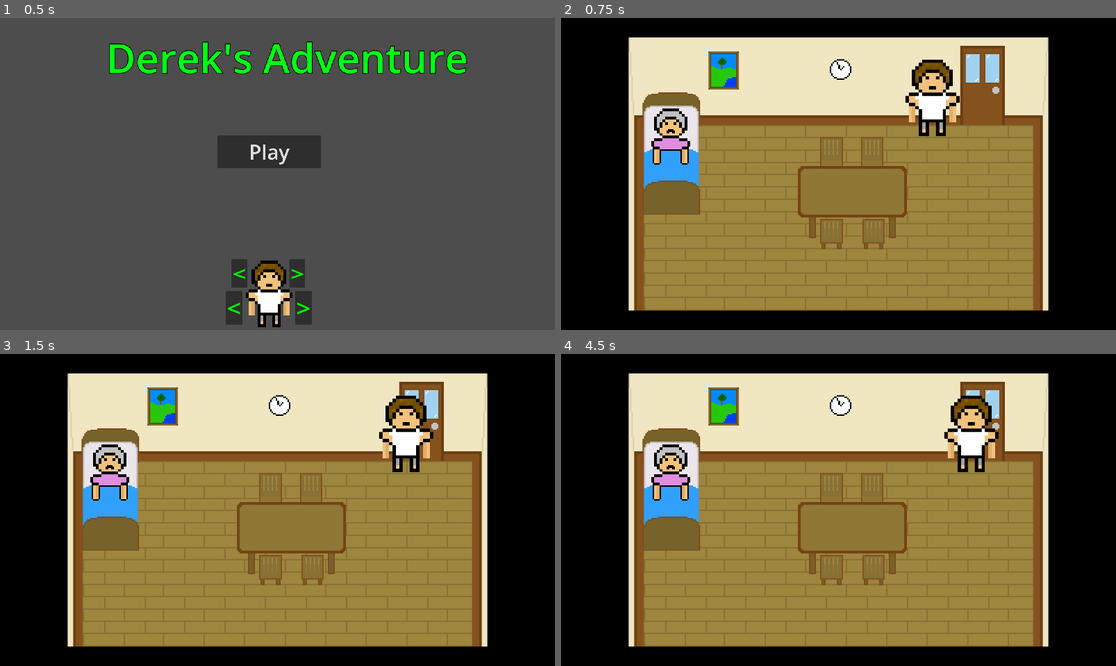
Above: before the commit, frames 1-4 (two rows, left to right).
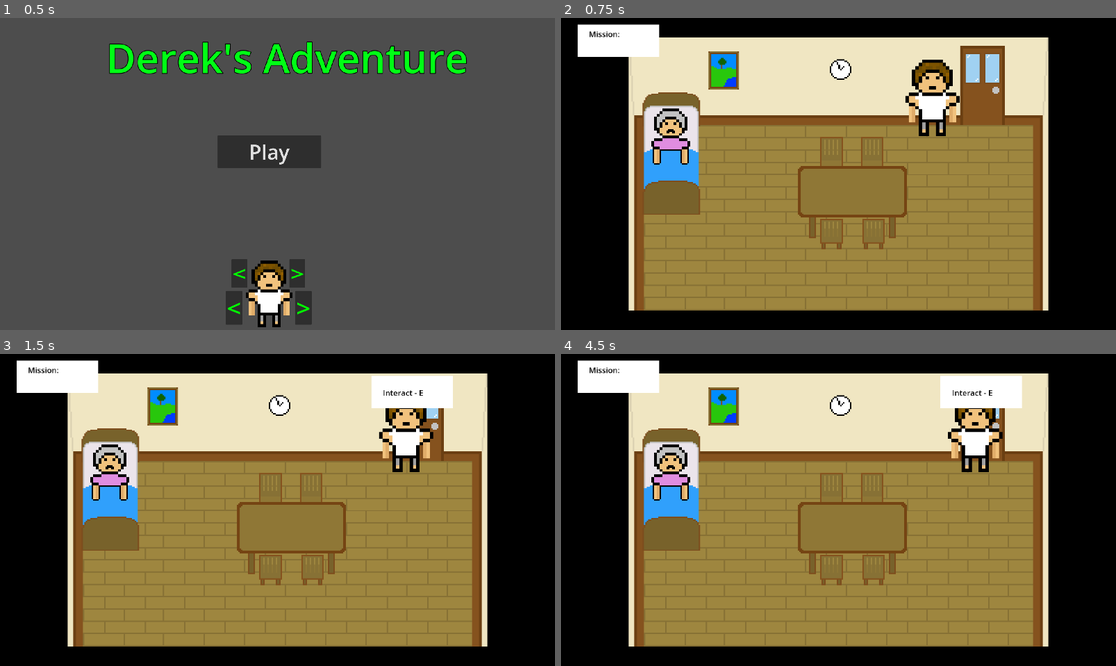
Above: after the commit, the same moments.

Repository: h-webster/derek-adventure
Game: Godot game, scene res://source/Start.tscn
Two runs of this game, one before a commit and one after it. Both use one fixed random seed, a clock stepped at 60 frames per second and the inputs below.
Inputs:
- Up to frame 1 (0.5 s): no input
- Up to frame 2 (0.75 s): click "Play" at 0.5 s
- Up to frame 3 (1.5 s): tap Enter at 1.25 s; hold Right (ui_right) from 1.28 s (still down); tap E (Interact, bound only after the commit) at 1.35 s
- Up to frame 4 (4.5 s): tap Z (Next, bound only after the commit) at 1.55, 2.1, 3.05, 3.6 s; tap Space at 2 s; release Right (ui_right) at 2.03 s; hold Down (ui_down) 2.03-2.78 s; tap E (Interact, bound only after the commit) at 2.3, 2.85, 3.8, 4.35 s; hold Right (ui_right) 2.78-3.53 s; tap Enter at 3.5 s; hold Up (ui_up) 3.53-4.28 s; hold Left (ui_left) from 4.28 s (still down)

Frame 1 is identical in both runs. In frame 2, 1.5% of the frame differs, in the area x 3-18%, y 2-13%; in frame 3, 3.1%; in frame 4, 4.1%, in the area x 3-84%, y 2-38%.

Commit message:
dialouge

Diff:
--- a/project/GameOver.tscn
+++ b/project/GameOver.tscn
@@ -1,4 +1,6 @@
-[gd_scene load_steps=2 format=3 uid="uid://cuyx4vq0mpe5g"]
+[gd_scene load_steps=3 format=3 uid="uid://cuyx4vq0mpe5g"]
+
+[ext_resource type="Script" path="res://restart.gd" id="1_wpmbr"]
 
 [sub_resource type="LabelSettings" id="LabelSettings_kf1e7"]
 font_size = 150
@@ -22,3 +24,15 @@
 offset_bottom = 554.0
 text = "Game Over!"
 label_settings = SubResource("LabelSettings_kf1e7")
+
+[node name="Button" type="Button" parent="."]
+layout_mode = 0
+offset_left = 709.0
+offset_top = 630.0
+offset_right = 1152.0
+offset_bottom = 792.0
+theme_override_font_sizes/font_size = 60
+text = "Restart"
+script = ExtResource("1_wpmbr")
+
+[connection signal="pressed" from="Button" to="Button" method="_on_pressed"]
--- a/project/Movement.gd
+++ b/project/Movement.gd
@@ -6,12 +6,21 @@
 
 # Get the gravity from the project settings to be synced with RigidBody nodes.
 var gravity = ProjectSettings.get_setting("physics/2d/default_gravity")
-
+var dialouge
+var mission
 func _ready():
 	$Sprite2D.texture = load("res://Images/Player/base-" + str(Global.sel_hair) + "-" + str(Global.sel_costume) + "-pixilart.png")
+	if get_tree().get_current_scene().get_name() == "Room":
+		dialouge = get_node("../UI/dialouge")
+		mission = get_node("../UI/mission/Label")
+	else:
+		dialouge = $UI/dialouge
+		mission = $UI/mission/Label
 
 
 func _physics_process(delta):
+	if dialouge.visible:
+		return
 	# Get the input direction and handle the movement/deceleration.
 	# As good practice, you should replace UI actions with custom gameplay actions.
 	var direction_x = Input.get_axis("ui_left", "ui_right")
@@ -28,5 +37,45 @@
 	move_and_slide()
 
 
-func _on_door_collision_body_entered(body):
-	get_tree().change_scene_to_file("res://Outside.tscn")
+	if display_menu() and Input.is_action_just_pressed("Interact"):
+		interact()
+
+	if Global.quests[Global.quest] != "item":
+		mission.text = "Mission: \n" + Global.quests[Global.quest]
+	else:
+		mission.text = "Mission: \n" + "Collect items: " + str(Global.items) + "/6"
+
+
+func display_menu():
+	var area = $Collisions
+	var display
+	if get_tree().get_current_scene().get_name() == "Room":
+		display = get_node("../UI/display")
+	else:
+		display = $UI/display
+
+	var collisions = area.get_overlapping_bodies()
+	var can_interact = ["Door", "Grandma"]
+	var hit = false
+	for collision in collisions:
+		if collision.name in can_interact:
+			hit = true
+			break
+	display.visible = hit
+
+	if hit:
+		display.global_position = Vector2(global_position.x - 120, global_position.y - 200)
+	return hit
+
+func interact():
+	if dialouge.visible:
+		return
+
+	var area = $Collisions
+	var collisions = area.get_overlapping_bodies()
+	for collision in collisions:
+		if collision.name == "Door" and Global.quest == 1:
+			Global.quest = 2
+			get_tree().change_scene_to_file("res://Outside.tscn")
+		elif collision.name == "Grandma":
+			dialouge.show_dialouge("Grandma", ["Grandma: Derek...", "Grandma: I'm very sick", "Grandma: Can you please grab \nstuff for me?", "Grandma: I need the following items", "Grandma: Grapes", "Grandma: A hot dog", "Grandma: A Carrot", "Grandma: Soda", "Grandma: Wata", "Grandma: and some percocets", "Grandma: Be careful Derek, it's \ndangerous out there"])
--- a/project/Outside.tscn
+++ b/project/Outside.tscn
@@ -9,6 +9,7 @@
 [ext_resource type="Script" path="res://Hearts.gd" id="7_1ndoj"]
 [ext_resource type="Texture2D" uid="uid://cqjddjx2610t7" path="res://Images/heart-pixilart.png" id="8_ccw5h"]
 [ext_resource type="PackedScene" uid="uid://dxu6k34vflugy" path="res://heart.tscn" id="8_dhrdn"]
+[ext_resource type="Script" path="res://dialouge.gd" id="9_swmwr"]
 
 [sub_resource type="NavigationPolygon" id="NavigationPolygon_l7bgy"]
 vertices = PackedVector2Array(1518, -327, 1516, 287, 1516, -316, -309, -327, -294, -316, -322, 695, -294, 692, 1514, 69 …(357 unchanged characters)…
@@ -37,11 +38,26 @@
 [sub_resource type="RectangleShape2D" id="RectangleShape2D_mk2dp"]
 size = Vector2(20, 27.3256)
 
+[sub_resource type="CanvasTexture" id="CanvasTexture_hc84l"]
+
+[sub_resource type="LabelSettings" id="LabelSettings_7kaeg"]
+font_color = Color(0, 0, 0, 1)
+
+[sub_resource type="CanvasTexture" id="CanvasTexture_e46yx"]
+
+[sub_resource type="LabelSettings" id="LabelSettings_n4d0l"]
+font_size = 25
+font_color = Color(0, 0, 0, 1)
+
+[sub_resource type="LabelSettings" id="LabelSettings_al1m0"]
+font_size = 30
+font_color = Color(1, 0, 0, 1)
+
+[sub_resource type="RectangleShape2D" id="RectangleShape2D_ykllp"]
+size = Vector2(14, 22.4286)
+
 [sub_resource type="RectangleShape2D" id="RectangleShape2D_3wgfq"]
 size = Vector2(16.2857, 9.63562)
-
-[sub_resource type="RectangleShape2D" id="RectangleShape2D_ykllp"]
-size = Vector2(14, 22.4286)
 
 [node name="Outside" type="Node2D"]
 script = ExtResource("1_wir8h")
@@ -140,10 +156,51 @@
 offset_right = 146.143
 offset_bottom = -151.0
 
+[node name="mission" type="TextureRect" parent="Char/UI"]
+layout_mode = 0
+offset_left = -243.572
+offset_top = 114.429
+offset_right = -75.5716
+offset_bottom = 182.429
+scale = Vector2(0.348572, 0.325714)
+texture = SubResource("CanvasTexture_hc84l")
+
+[node name="Label" type="Label" parent="Char/UI/mission"]
+layout_mode = 0
+offset_left = 22.619
+offset_top = 7.92683
+offset_right = 149.619
+offset_bottom = 56.9268
+text = "Mission:
+Talk to grandma"
+label_settings = SubResource("LabelSettings_7kaeg")
+
+[node name="display" type="TextureRect" parent="Char/UI"]
+visible = false
+layout_mode = 0
+offset_left = -178.857
+offset_top = 144.143
+offset_right = -10.8573
+offset_bottom = 212.143
+scale = Vector2(0.285714, 0.285715)
+texture = SubResource("CanvasTexture_hc84l")
+
+[node name="Label" type="Label" parent="Char/UI/display"]
+layout_mode = 0
+offset_left = 24.4048
+offset_top = 23.7805
+offset_right = 151.405
+offset_bottom = 72.7805
+text = "Interact - E"
+label_settings = SubResource("LabelSettings_7kaeg")
+
 [node name="Hearts" type="Control" parent="Char/UI"]
 anchors_preset = 0
-offset_right = 40.0
-offset_bottom = 40.0
+offset_left = 127.286
+offset_top = 45.4286
+offset_right = 167.286
+offset_bottom = 85.4286
+scale = Vector2(0.742857, 0.657143)
 script = ExtResource("7_1ndoj")
 
 [node name="Heart1" parent="Char/UI/Hearts" instance=ExtResource("8_dhrdn")]
@@ -170,17 +227,47 @@
 offset_bottom = 141.571
 texture = ExtResource("8_ccw5h")
 
-[node name="Area2D" type="Area2D" parent="Char"]
-
-[node name="CollisionShape2D" type="CollisionShape2D" parent="Char/Area2D"]
+[node name="dialouge" type="TextureRect" parent="Char/UI"]
+visible = false
+offset_left = -238.143
+offset_top = 238.714
+offset_right = -70.143
+offset_bottom = 306.714
+scale = Vector2(1.56857, 0.41352)
+texture = SubResource("CanvasTexture_e46yx")
+script = ExtResource("9_swmwr")
+
+[node name="Text" type="Label" parent="Char/UI/dialouge"]
+layout_mode = 0
+offset_right = 40.0
+offset_bottom = 23.0
+scale = Vector2(0.324, 1)
+text = "Grandma: Oh no im zestingasdad sdjsadn
+askdndnjnasjdnjsandj"
+label_settings = SubResource("LabelSettings_n4d0l")
+
+[node name="Label2" type="Label" parent="Char/UI/dialouge"]
+layout_mode = 0
+offset_left = 133.966
+offset_top = 36.8852
+offset_right = 246.966
+offset_bottom = 78.8852
+scale = Vector2(0.291139, 0.770492)
+text = "Next - Z"
+label_settings = SubResource("LabelSettings_al1m0")
+
+[node name="CollisionShape2D" type="CollisionShape2D" parent="Char"]
+position = Vector2(0.285706, -0.0714874)
+shape = SubResource("RectangleShape2D_ykllp")
+
+[node name="Collisions" type="Area2D" parent="Char"]
+scale = Vector2(1, 1)
+
+[node name="CollisionShape2D" type="CollisionShape2D" parent="Char/Collisions"]
 position = Vector2(0, -0.0622559)
 scale = Vector2(1, 2.35923)
 shape = SubResource("RectangleShape2D_3wgfq")
 
-[node name="CollisionShape2D" type="CollisionShape2D" parent="Char"]
-position = Vector2(0.285706, -0.0714874)
-shape = SubResource("RectangleShape2D_ykllp")
-
 [node name="Enemys" type="Node2D" parent="."]
 script = ExtResource("6_kq5fj")
 
@@ -189,5 +276,5 @@
 autostart = true
 
 [connection signal="body_entered" from="NavigationRegion2D/StaticBody2D/Area2D" to="." method="_on_door"]
-[connection signal="body_entered" from="Char/Area2D" to="Char/UI/Hearts" method="enemy_hit"]
+[connection signal="body_entered" from="Char/Collisions" to="Char/UI/Hearts" method="enemy_hit"]
 [connection signal="timeout" from="Enemys/EnemySpawn" to="Enemys" method="_on_timer_timeout"]
--- a/project/Room.tscn
+++ b/project/Room.tscn
@@ -1,9 +1,10 @@
-[gd_scene load_steps=14 format=3 uid="uid://cixvlwvj6s0mg"]
+[gd_scene load_steps=21 format=3 uid="uid://cixvlwvj6s0mg"]
 
 [ext_resource type="Texture2D" uid="uid://kuy051edgv4a" path="res://Images/Enviroment/Room/room1-pixilart.png" id="1_wscwu"]
 [ext_resource type="Script" path="res://Movement.gd" id="2_cp8fw"]
 [ext_resource type="Texture2D" uid="uid://mwnylkffcv6p" path="res://Images/Enviroment/Room/room2-pixilart.png" id="2_ua5ih"]
 [ext_resource type="Texture2D" uid="uid://g8hebppdgle3" path="res://Images/Player/base-1-1-pixilart.png" id="3_qk0g1"]
+[ext_resource type="Script" path="res://dialouge.gd" id="5_ychib"]
 
 [sub_resource type="RectangleShape2D" id="RectangleShape2D_b3y0x"]
 size = Vector2(20, 409)
@@ -23,14 +24,33 @@
 [sub_resource type="RectangleShape2D" id="RectangleShape2D_601bt"]
 size = Vector2(226, 176)
 
-[sub_resource type="RectangleShape2D" id="RectangleShape2D_tma0i"]
-size = Vector2(71, 42.5)
-
 [sub_resource type="RectangleShape2D" id="RectangleShape2D_q68mw"]
 size = Vector2(830.5, 20)
 
 [sub_resource type="RectangleShape2D" id="RectangleShape2D_w8q5l"]
-size = Vector2(16.2857, 0.621104)
+size = Vector2(14.2857, 0.621104)
+
+[sub_resource type="RectangleShape2D" id="RectangleShape2D_tma0i"]
+size = Vector2(93.0606, 87.5866)
+
+[sub_resource type="CanvasTexture" id="CanvasTexture_v3pro"]
+
+[sub_resource type="LabelSettings" id="LabelSettings_8xtbp"]
+font_color = Color(0, 0, 0, 1)
+
+[sub_resource type="LabelSettings" id="LabelSettings_dpwfd"]
+font_size = 25
+font_color = Color(0, 0, 0, 1)
+
+[sub_resource type="LabelSettings" id="LabelSettings_ixvrl"]
+font_size = 30
+font_color = Color(1, 0, 0, 1)
+
+[sub_resource type="RectangleShape2D" id="RectangleShape2D_gtys0"]
+size = Vector2(83.2142, 20)
+
+[sub_resource type="RectangleShape2D" id="RectangleShape2D_cxisv"]
+size = Vector2(120.208, 226.341)
 
 [node name="Room" type="Node2D"]
 scale = Vector2(1.68, 1.64)
@@ -70,13 +90,6 @@
 scale = Vector2(2.88, 2.88)
 texture = ExtResource("2_ua5ih")
 
-[node name="DoorCollision" type="Area2D" parent="Room"]
-
-[node name="CollisionShape2D" type="CollisionShape2D" parent="Room/DoorCollision"]
-position = Vector2(297.5, -131.25)
-scale = Vector2(1.10655, 1.70911)
-shape = SubResource("RectangleShape2D_tma0i")
-
 [node name="CollisionShape2D7" type="CollisionShape2D" parent="Room"]
 position = Vector2(-3.75, 286)
 shape = SubResource("RectangleShape2D_q68mw")
@@ -89,11 +102,108 @@
 script = ExtResource("2_cp8fw")
 
 [node name="CollisionShape2D" type="CollisionShape2D" parent="CharacterBody2D"]
-position = Vector2(0, 10.5714)
+position = Vector2(-0.170012, 10.5714)
 scale = Vector2(1, 2.35923)
 shape = SubResource("RectangleShape2D_w8q5l")
 
 [node name="Sprite2D" type="Sprite2D" parent="CharacterBody2D"]
 texture = ExtResource("3_qk0g1")
 
-[connection signal="body_entered" from="Room/DoorCollision" to="CharacterBody2D" method="_on_door_collision_body_entered"]
+[node name="Collisions" type="Area2D" parent="CharacterBody2D"]
+position = Vector2(-27.636, 22.9966)
+scale = Vector2(0.142857, 0.142857)
+
+[node name="CollisionShape2D" type="CollisionShape2D" parent="CharacterBody2D/Collisions"]
+position = Vector2(191.667, -156.555)
+scale = Vector2(1.10655, 1.70911)
+shape = SubResource("RectangleShape2D_tma0i")
+
+[node name="UI" type="Control" parent="."]
+layout_mode = 3
+anchors_preset = 0
+offset_right = 40.0
+offset_bottom = 40.0
+
+[node name="mission" type="TextureRect" parent="UI"]
+layout_mode = 0
+offset_left = -537.5
+offset_top = -315.244
+offset_right = -369.5
+offset_bottom = -247.244
+texture = SubResource("CanvasTexture_v3pro")
+
+[node name="Label" type="Label" parent="UI/mission"]
+layout_mode = 0
+offset_left = 22.619
+offset_top = 7.92683
+offset_right = 149.619
+offset_bottom = 56.9268
+text = "Mission:
+Talk to grandma"
+label_settings = SubResource("LabelSettings_8xtbp")
+
+[node name="display" type="TextureRect" parent="UI"]
+offset_left = 113.095
+offset_top = -297.561
+offset_right = 281.095
+offset_bottom = -229.561
+texture = SubResource("CanvasTexture_v3pro")
+
+[node name="Label" type="Label" parent="UI/display"]
+layout_mode = 0
+offset_left = 24.4048
+offset_top = 23.7805
+offset_right = 151.405
+offset_bottom = 72.7805
+text = "Interact - E"
+label_settings = SubResource("LabelSettings_8xtbp")
+
+[node name="dialouge" type="TextureRect" parent="UI"]
+visible = false
+offset_left = -490.476
+offset_top = 191.463
+offset_right = -322.476
+offset_bottom = 259.463
+scale = Vector2(5.64286, 1.48781)
+texture = SubResource("CanvasTexture_v3pro")
+script = ExtResource("5_ychib")
+
+[node name="Text" type="Label" parent="UI/dialouge"]
+layout_mode = 0
+offset_right = 40.0
+offset_bottom = 23.0
+scale = Vector2(0.324, 1)
+text = "Grandma: Oh no im zestingasdad sdjsadn
+askdndnjnasjdnjsandj"
+label_settings = SubResource("LabelSettings_dpwfd")
+
+[node name="Label2" type="Label" parent="UI/dialouge"]
+layout_mode = 0
+offset_left = 133.966
+offset_top = 36.8852
+offset_right = 246.966
+offset_bottom = 78.8852
+scale = Vector2(0.291139, 0.770492)
+text = "Next - Z"
+label_settings = SubResource("LabelSettings_ixvrl")
+
+[node name="Colliders" type="Node2D" parent="."]
+
+[node name="Door" type="StaticBody2D" parent="Colliders"]
+scale = Vector2(1, 1)
+
+[node name="CollisionShape2D" type="CollisionShape2D" parent="Colliders/Door"]
+position = Vector2(296.488, -108.537)
+scale = Vector2(1, 1)
+shape = SubResource("RectangleShape2D_gtys0")
+
+[node name="Grandma" type="StaticBody2D" parent="Colliders"]
+scale = Vector2(1, 1)
+
+[node name="CollisionShape2D" type="CollisionShape2D" parent="Colliders/Grandma"]
+position = Vector2(-346.429, -29.8781)
+scale = Vector2(1, 1)
+shape = SubResource("RectangleShape2D_cxisv")
+
+[connection signal="body_entered" from="CharacterBody2D/Collisions" to="CharacterBody2D" method="_on_door_collision_body_entered"]
+[connection signal="body_exited" from="CharacterBody2D/Collisions" to="CharacterBody2D" method="_on_door_collision_body_exited"]
--- /dev/null
+++ b/project/dialouge.gd
@@ -0,0 +1,25 @@
+extends TextureRect
+
+var dialouge_queue = []
+var dialouge_name = ""
+
+func ended():
+	if dialouge_name == "Grandma":
+		Global.quest = 1
+	dialouge_name = ""
+
+func _process(delta):
+	if Input.is_action_just_pressed("Next"):
+		dialouge_queue.remove_at(0)
+		if dialouge_queue.size() == 0:
+			visible = false
+			ended()
+		else:
+			$Text.text = dialouge_queue[0]
+func show_dialouge(dname, texts):
+	dialouge_name = dname
+	var text_display = $Text
+	dialouge_queue = texts
+	visible = true
+
+	text_display.text = dialouge_queue[0]
--- a/project/global.gd
+++ b/project/global.gd
@@ -2,6 +2,10 @@
 
 var sel_costume = 1
 var sel_hair = 1
+
+var quest = 0
+var quests = ["Talk to grandma", "Go outside", "item"]
+var items = 0
 
 var enemy_stats = {
 	"Ghost" : {"Health" : 4, "Speed" : 650},
--- a/project/project.godot
+++ b/project/project.godot
@@ -43,6 +43,16 @@
 "deadzone": 0.5,
 "events": []
 }
+Interact={
+"deadzone": 0.5,
+"events": [Object(InputEventKey,"resource_local_to_scene":false,"resource_name":"","device":0,"window_id":0,"alt_pressed":false,"shift_pressed":false,"ctrl_pressed":false,"meta_pressed":false,"pressed":false,"keycode":0,"physical_keycode":69,"key_label":0,"unicode":0,"echo":false,"script":null)
+]
+}
+Next={
+"deadzone": 0.5,
+"events": [Object(InputEventKey,"resource_local_to_scene":false,"resource_name":"","device":0,"window_id":0,"alt_pressed":false,"shift_pressed":false,"ctrl_pressed":false,"meta_pressed":false,"pressed":false,"keycode":0,"physical_keycode":90,"key_label":0,"unicode":0,"echo":false,"script":null)
+]
+}
 
 [rendering]
 
--- /dev/null
+++ b/project/restart.gd
@@ -0,0 +1,5 @@
+extends Button
+
+
+func _on_pressed():
+	get_tree().change_scene_to_file("res://source/Start.tscn")
Not shown: 1 places in project/Outside.tscn that only renumber resources
